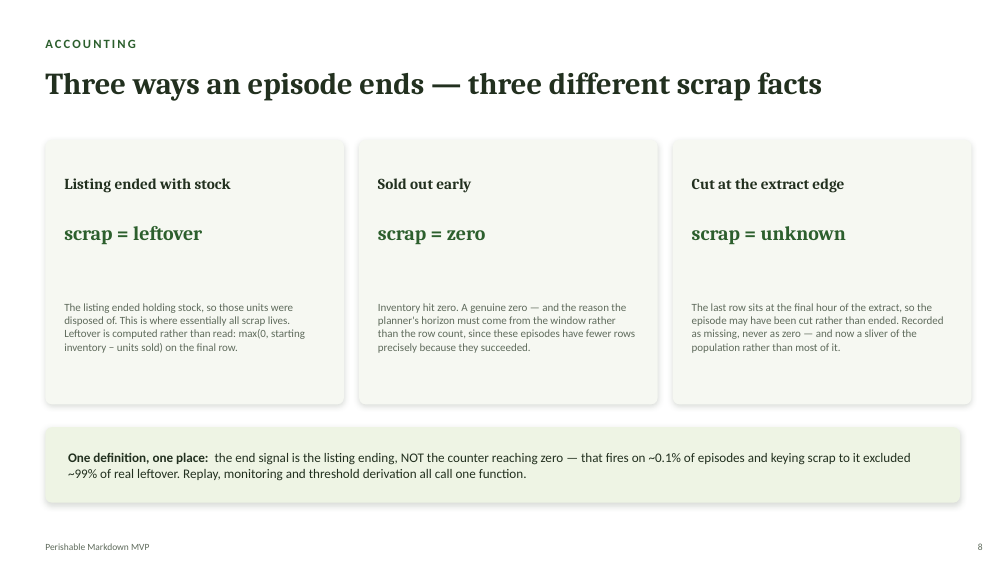
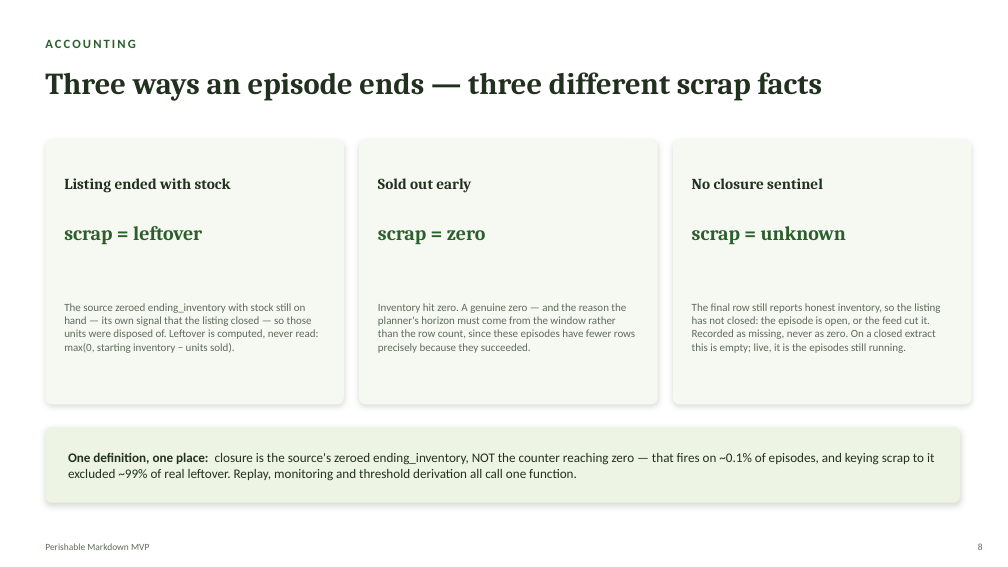
Before and after one commit to Kamalyunus/fresh-markdown, a slide deck: slide 8 of docs/perishable_markdown_tech_deck.pptx. Drawn at 1008x567 pixels with LibreOffice and Linux fonts; fonts in the diff are those of the drawing. Boxes give left, top, right and bottom in pixels: in the first picture for what was removed or moved away, otherwise in the second. Text is boxed around its words. In the diff, an @@ line names an element or a change of style, - is before the commit and + after.

```diff
--- a/docs/perishable_markdown_tech_deck.pptx
+++ b/docs/perishable_markdown_tech_deck.pptx
@@ text at box(692, 178, 823, 189): text changed @@
-Cut at the extract edge
+No closure sentinel
@@ text at box(64, 303, 319, 353): text changed @@
-The listing ended holding stock, so those units were disposed of. This is where essentially all scrap lives. Leftover is computed rather than read: max(0, starting inventory − units sold) on the final row.
+The source zeroed ending_inventory with stock still on hand — its own signal that the listing closed — so those units were disposed of. Leftover is computed, never read: max(0, starting inventory − units sold).
@@ text at box(692, 303, 940, 353): text changed @@
-The last row sits at the final hour of the extract, so the episode may have been cut rather than ended. Recorded as missing, never as zero — and now a sliver of the population rather than most of it.
+The final row still reports honest inventory, so the listing has not closed: the episode is open, or the feed cut it. Recorded as missing, never as zero. On a closed extract this is empty; live, it is the episodes still running.
@@ text at box(68, 452, 934, 480): text changed @@
-One definition, one place: the end signal is the listing ending, NOT the counter reaching zero — that fires on ~0.1% of episodes and keying scrap to it excluded ~99% of real leftover. Replay, monitoring and threshold derivation all call one function.
+One definition, one place: closure is the source's zeroed ending_inventory, NOT the counter reaching zero — that fires on ~0.1% of episodes, and keying scrap to it excluded ~99% of real leftover. Replay, monitoring and threshold derivation all call one function.
```
Also in this commit, not shown: 1 other slide changed, 6 other files.
